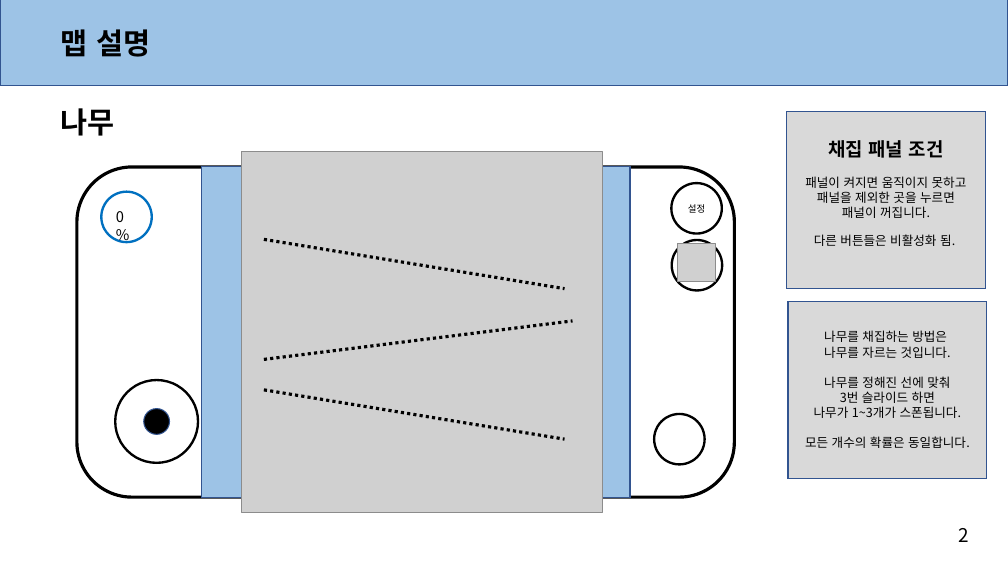
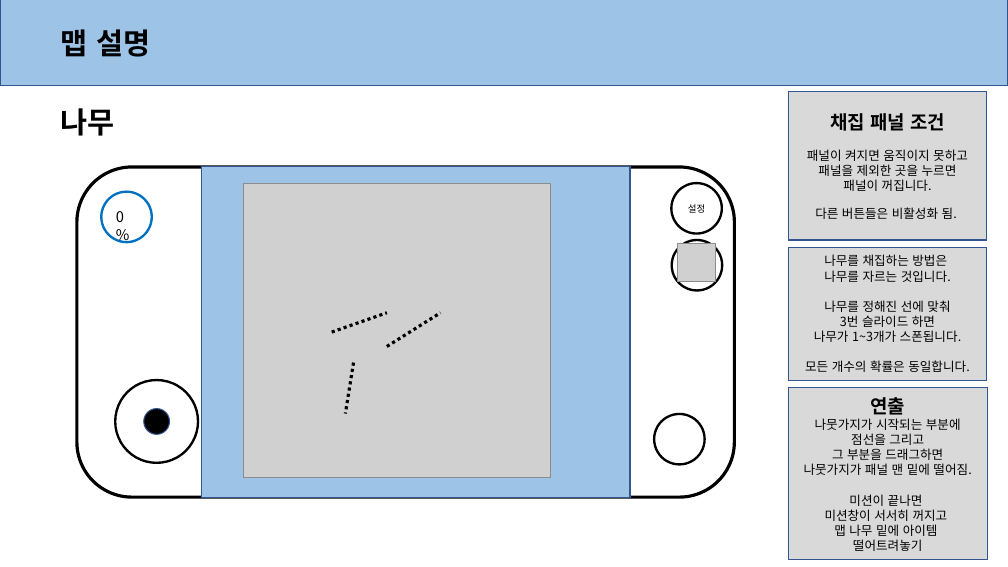
Before and after one commit to anglik0370/EscapeIsland, a slide deck: slide 2 of Document/시스템/채집 시스템.pptx. Drawn at 1008x567 pixels with LibreOffice and Linux fonts; fonts in the diff are those of the drawing; grey boxes stand for pictures. Boxes give left, top, right and bottom in pixels: in the first picture for what was removed or moved away, otherwise in the second. Text is boxed around its words. In the diff, an @@ line names an element or a change of style, - is before the commit and + after.

```diff
--- a/Document/시스템/채집 시스템.pptx
+++ b/Document/시스템/채집 시스템.pptx
@@ rectangle "채집 패널 조건": place and size @@
-rectangle "채집 패널 조건" at [786, 112, 985, 289]
+rectangle "채집 패널 조건" at [788, 91, 987, 240]
@@ picture: place and size @@
-picture at [242, 152, 603, 513]
+picture at [243, 183, 551, 477]
@@ rectangle "나무를 채집하는 방법은": place and size @@
-rectangle "나무를 채집하는 방법은" at [788, 302, 987, 479]
+rectangle "나무를 채집하는 방법은" at [788, 247, 987, 380]
@@ line moved from (264, 240) - (565, 289) to (332, 332) - (387, 313) @@
@@ line moved from (264, 359) - (572, 321) to (387, 346) - (441, 313) @@
@@ line moved from (264, 390) - (565, 439) to (354, 363) - (346, 414) @@
@@ rectangle added at [789, 388, 988, 560], fill #D9D9D9, outline #325491 1 pt, 12 pt, text #000000 @@
+연출
+나뭇가지가 시작되는 부분에
+점선을 그리고
+그 부분을 드래그하면
+나뭇가지가 패널 맨 밑에 떨어짐.
+미션이 끝나면
+미션창이 서서히 꺼지고
+맵 나무 밑에 아이템
+떨어트려놓기
@@ text removed at [959, 528, 969, 542] @@
-2
```
Also in this commit, not shown: 6 other slides changed, 2 other files.
